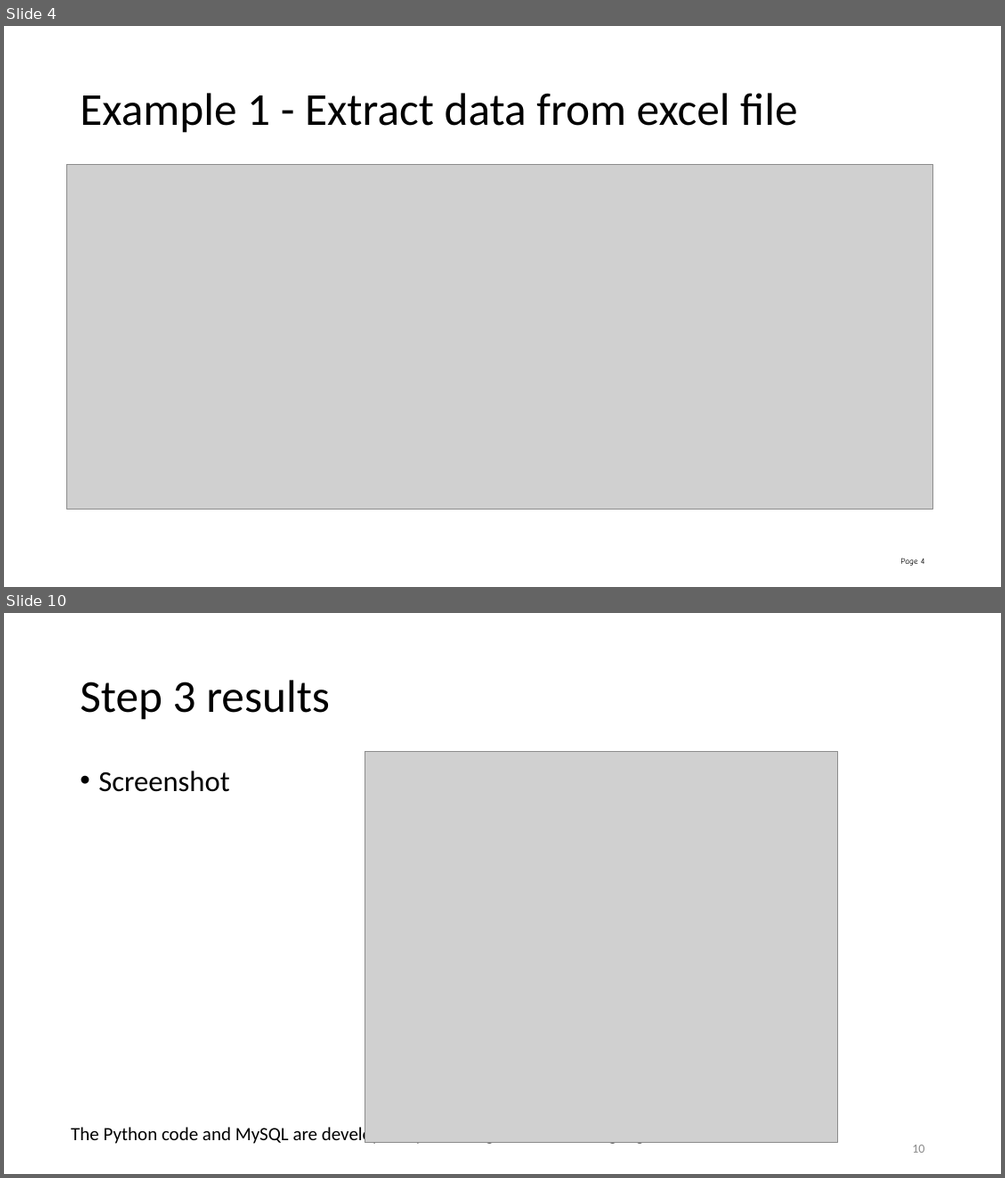
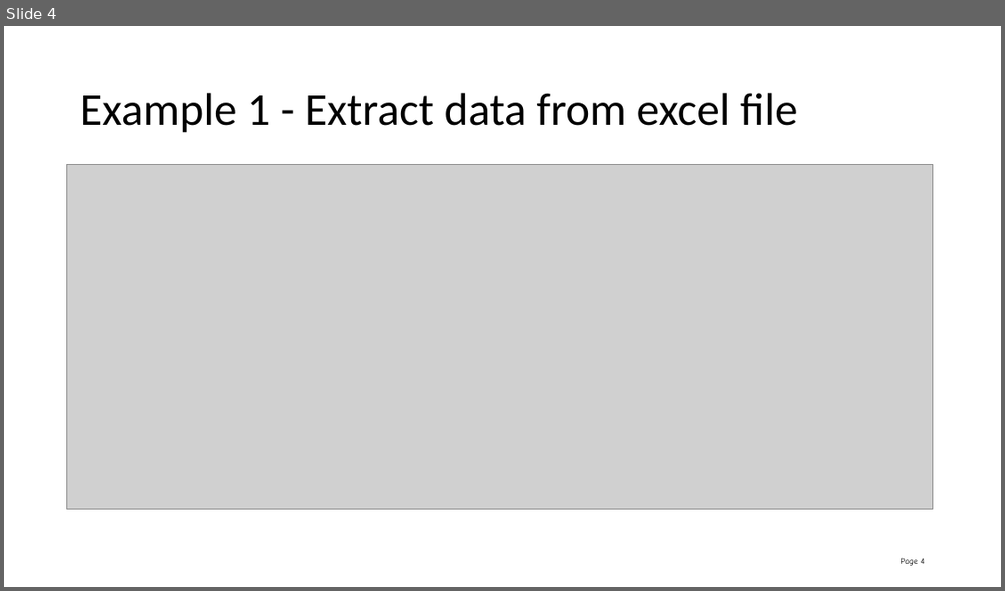
Before and after one commit to chensg/datasystems, a slide deck: doc/41091_etl_example_withScreenshotResults.pptx. Shown one above the other, each under a label of ours: slides 4 and 10 before the commit, slide 4 after it; the slides between them are not shown. The pictures are 1005x1178 and 1005x591 pixels, drawn with LibreOffice and Linux fonts; fonts in the diff are those of the drawing; grey boxes stand for pictures. Boxes give left, top, right and bottom in pixels: in the first picture for what was removed or moved away, otherwise in the second. Text is boxed around its words. In the diff, an @@ line names an element or a change of style, - is before the commit and + after.

```diff
--- a/doc/41091_etl_example_withScreenshotResults.pptx
+++ b/doc/41091_etl_example_withScreenshotResults.pptx
@@ slide 10 removed at bbox=[4, 613, 1001, 1174], background #FFFFFF @@
@@ title removed at bbox=[80, 680, 330, 720] @@
-Step 3 results
@@ text removed at bbox=[98, 771, 229, 792] @@
-• Screenshot
@@ picture removed at bbox=[365, 751, 838, 1143] @@
@@ text removed at bbox=[71, 1124, 692, 1145] @@
-The Python code and MySQL are developed by Teaching Assistant Shougang Chen.
@@ page number removed at bbox=[912, 1144, 924, 1152] @@
-10
```
Also in this commit, not shown: 8 slides changed, 2 slides added, 4 other files.
